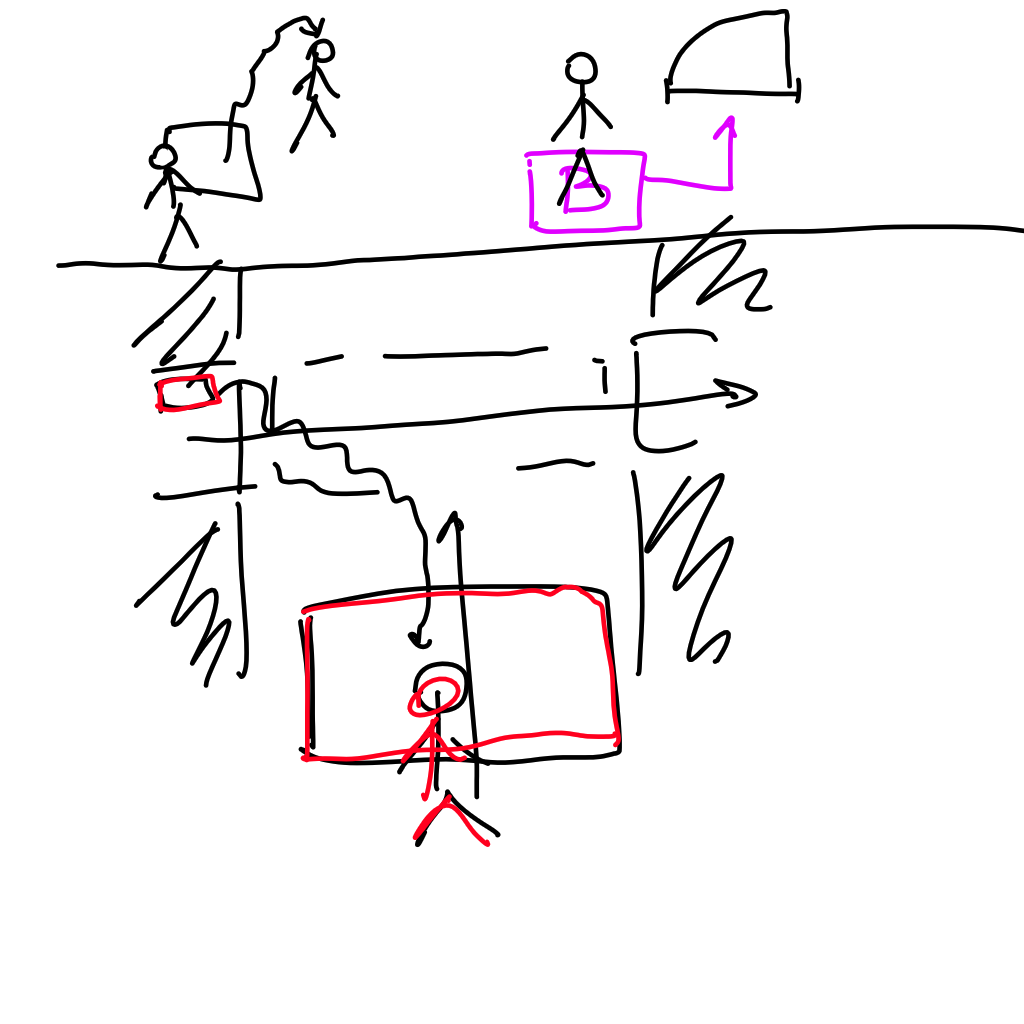
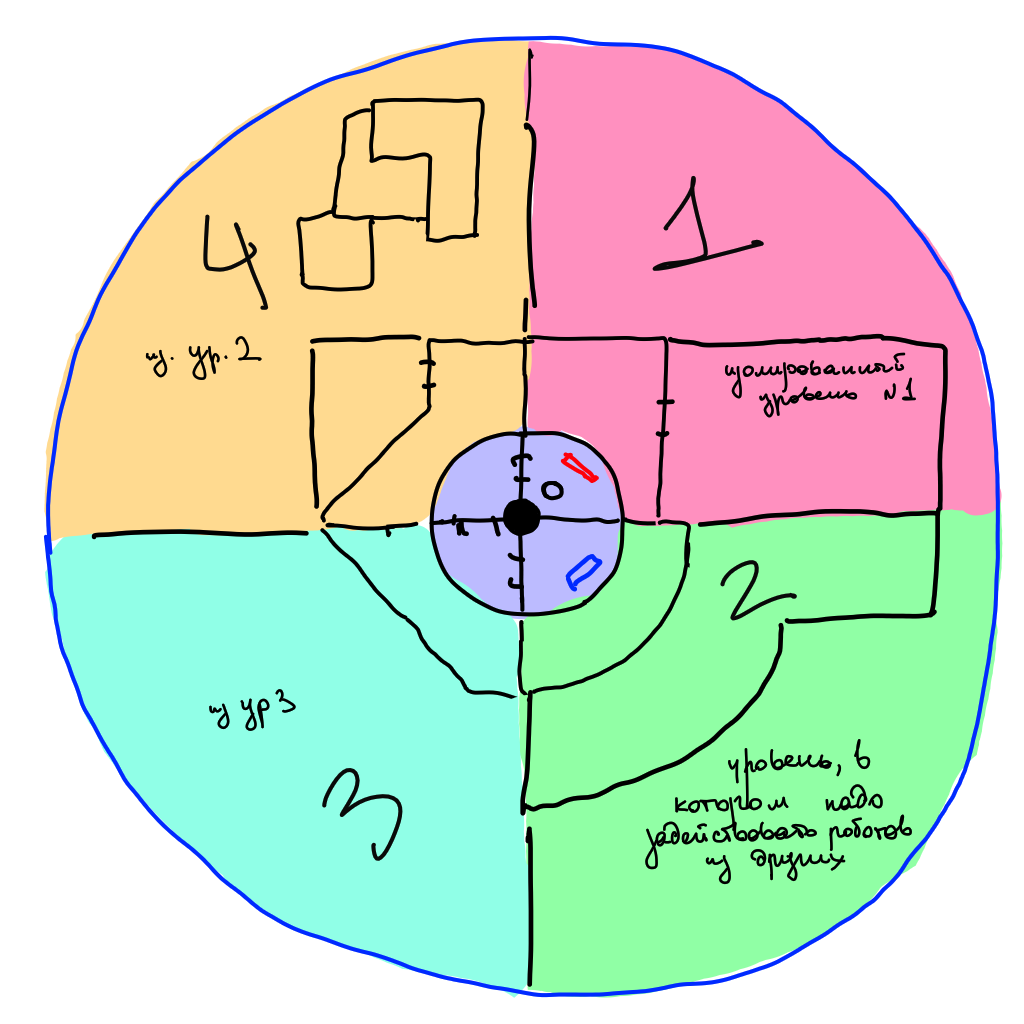
Two versions of the same layered image (1024x1024). Layer-by-layer changes:
hid "Paint Layer 3", painted on it over [43, 9, 1024, 896]
showed "Paint Layer 1", painted on it over [43, 9, 1024, 998]
showed "Paint Layer 2", painted on it over [43, 9, 1024, 998]
